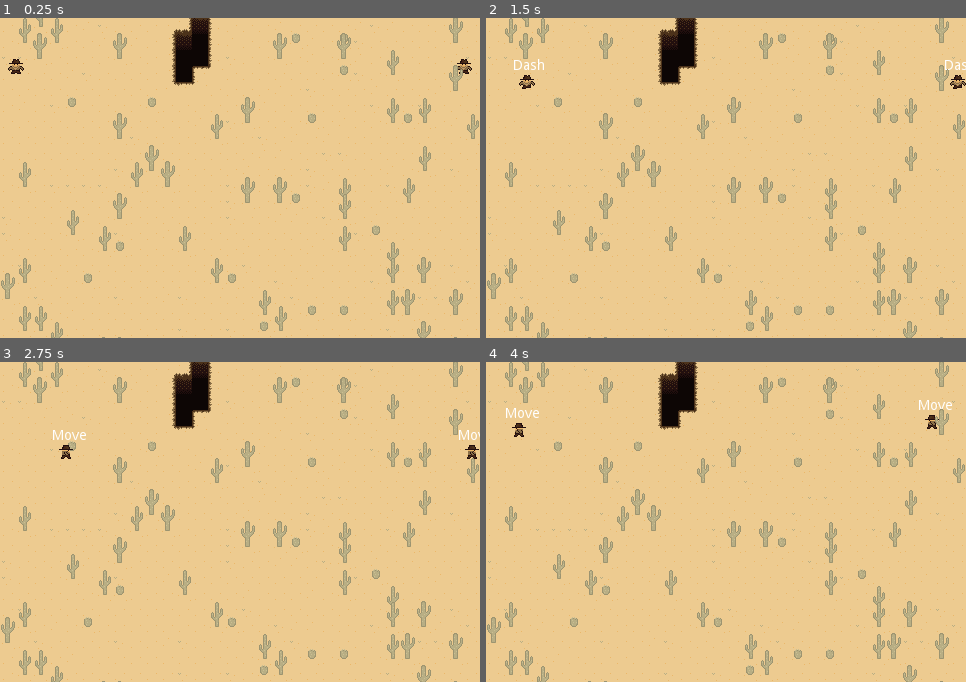
Above: before the commit, frames 1-4 (two rows, left to right).
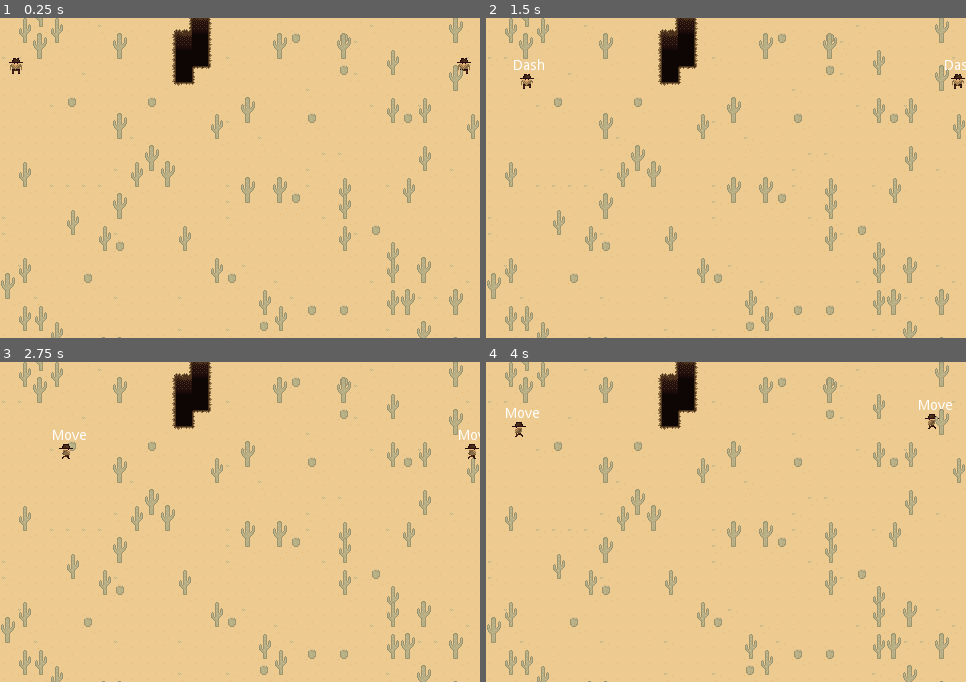
Above: after the commit, the same moments.

Repository: mikahimself/gun-fighters
Game: Godot game, scene res://scenes/World.tscn
Two runs of this game, one before a commit and one after it. Both use one fixed random seed, a clock stepped at 60 frames per second and the inputs below.
Inputs:
- Up to frame 1 (0.25 s): no input
- Up to frame 2 (1.5 s): tap Enter at 0.5 s; hold Right (move_right) 0.53-1.28 s; hold R (draw_roads) 0.53-1.28 s; hold Down (move_down) from 1.28 s (still down); tap M (move_dash) at 1.35 s
- Up to frame 3 (2.75 s): release Down (move_down) at 2.03 s; hold Right (move_right) from 2.03 s (still down); hold 1 (simulate_damage) from 2.03 s (still down)
- Up to frame 4 (4 s): release Right (move_right) at 2.78 s; release 1 (simulate_damage) at 2.78 s; hold Up (move_up) 2.78-3.53 s; tap R (draw_roads) at 2.85 s; hold Left (move_left) from 3.53 s (still down); hold M (move_dash) from 3.53 s (still down)

The runs differ from the first frame. In frame 1, 0.1% of the frame differs, in the area x 1-99%, y 12-18%; in frame 2, 0.1%; in frame 3, 0.1%; in frame 4, 0.1%.

Commit message:
Update graphics

Diff:
--- a/scenes/Player.tscn
+++ b/scenes/Player.tscn
@@ -375,7 +375,7 @@
 texture = ExtResource( 1 )
 vframes = 8
 hframes = 10
-frame = 1
+frame = 40
 
 [node name="CollisionShape2D" type="CollisionShape2D" parent="."]
 position = Vector2( 0, 5.5 )
Not shown: 8 places in scenes/Player.tscn that only renumber resources
Binary file changed: sprites/character.png
Not shown, changed: sprites/character.psd
